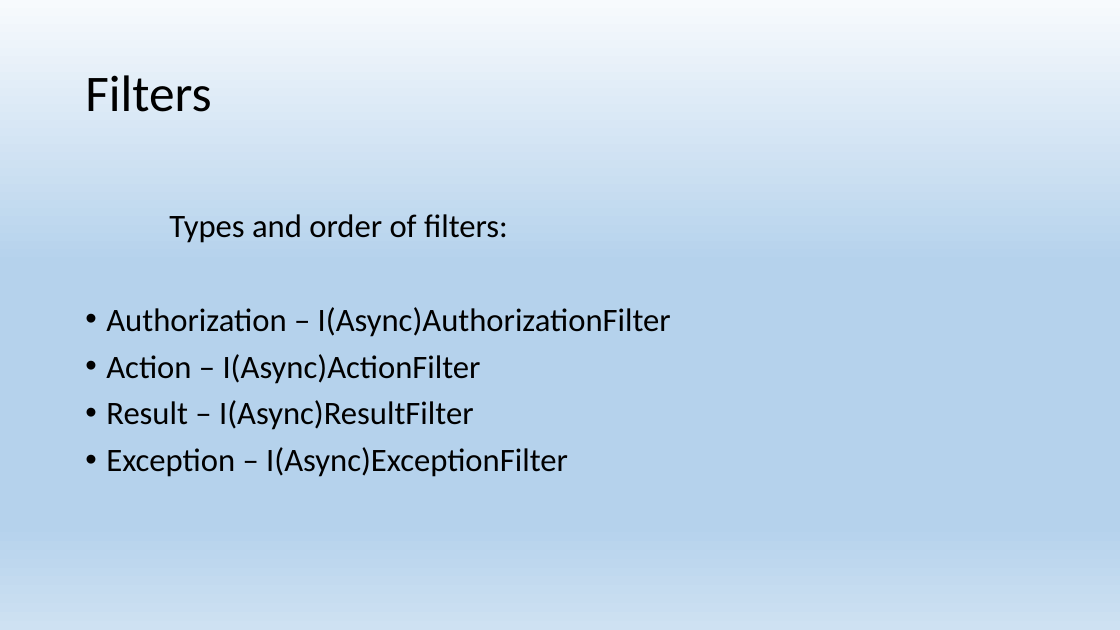
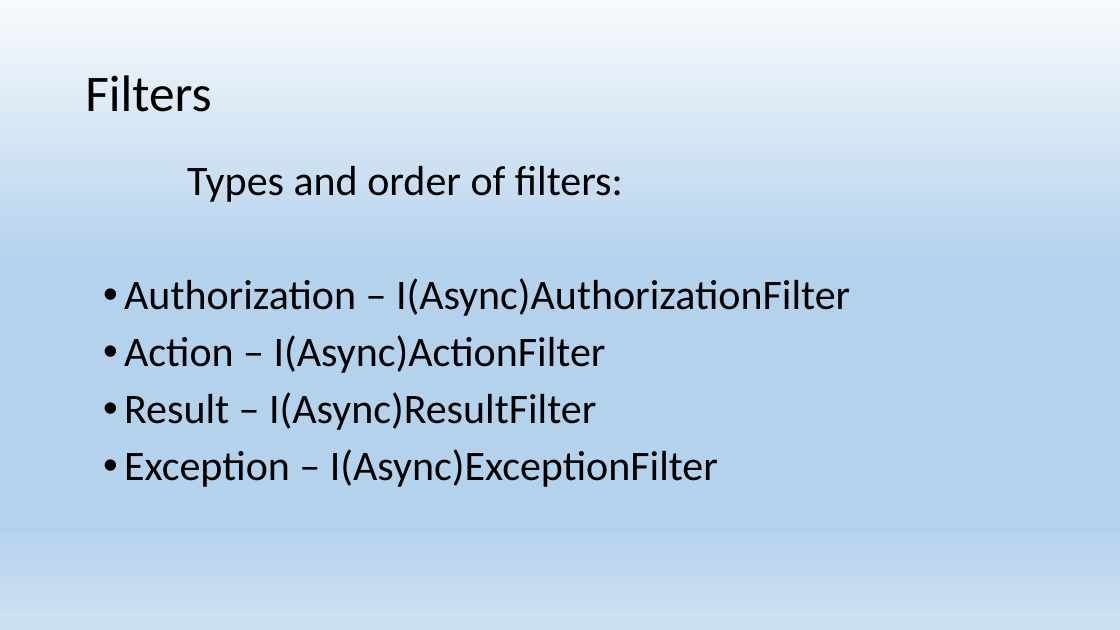
Before and after one commit to EPilyaev/ASPNetCoreMVC, a slide deck: slide 18 of AspNetCoreMVC.pptx. Drawn at 1120x630 pixels with LibreOffice and Linux fonts; fonts in the diff are those of the drawing. Boxes give left, top, right and bottom in pixels: in the first picture for what was removed or moved away, otherwise in the second. Text is boxed around its words. In the diff, an @@ line names an element or a change of style, - is before the commit and + after.

Commit message:
Make font larger in slide

```diff
--- a/AspNetCoreMVC.pptx
+++ b/AspNetCoreMVC.pptx
@@ text "Types and order of filters:": place and size @@
-text "Types and order of filters:" at box(106, 214, 671, 477)
+text "Types and order of filters:" at box(124, 166, 850, 487)
@@ text "Types and order of filters:" at box(124, 166, 850, 487): size 28 to 36 pt @@
```
